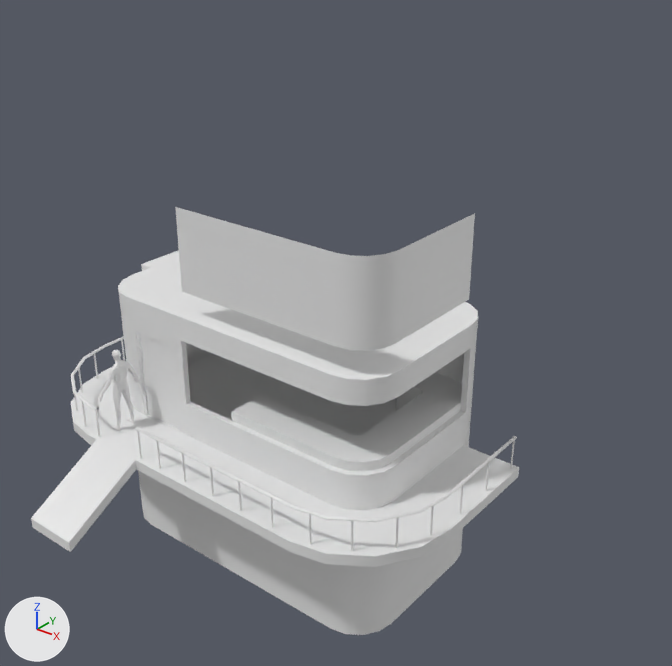
Renders of the FBX model Assets/Lab.fbx from each side of a commit.
One viewpoint serves both versions: a camera (50 mm lens) standing at (32.47, -13.14, 10.48) and looking at (23.13, -1.45, 3.23). Lighting does not change. The marker at lower left points along +X, +Y and +Z. Materials are left out; every surface is plain grey. Where no turn or scale is listed for an object, it has been applied to the vertices. Vertices at the same position are counted once.
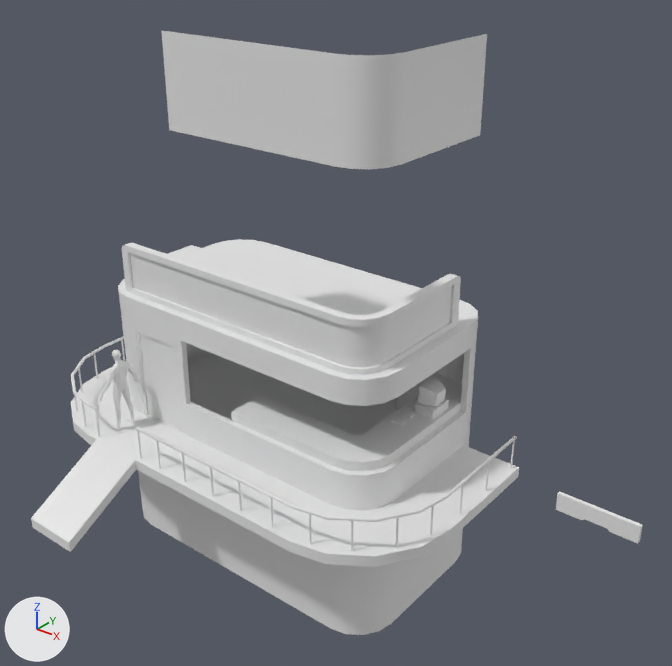
The newer file is also turned or shifted as a whole; pictures and numbers use the older file's frame.

Location of each change, [x1, y1, x2, y2] in pixels of the pictures (672 x 666 px):
'Cube.073', added
    after: [161, 30, 487, 169]
'Cube.041', reshaped (13% wider, 8% shorter)
    before: [175, 207, 475, 351]
    after: [122, 243, 461, 375]
'Cube.087', added
    after: [130, 253, 452, 368]
'Cube.045', moved, rescaled
    before: [140, 333, 172, 350]
    after: [556, 492, 643, 544]
'Cube.082', added
    after: [418, 378, 446, 407]
'Cube.083', added
    after: [415, 399, 449, 419]
part 2 of me_cube_046, added
    after: [485, 440, 515, 491]

What changed in the scene script:
```text
Change me_cube_038:
    where me_cube_038.from_pydata(...)  # 24 vertices, 22 faces; spans x -1.0..3.15, y -1.0..1.0, z -0.65..1.0
    used by ob_cube_045; location = (19.46, -2.38, 2.27); rotation_euler = (0.0, 1.571, 0.0), in degrees (0, 90, 0); scale = (-0.0689, -0.0321, -0.758)
    me_cube_038 part 1: the whole mesh is scaled about the mesh origin by (-0.0689, -0.0321, -0.758)
Change me_cube_036:
    used by ob_cube_041; location = (23.71, -1.71, 4.37)
    remove me_cube_036.from_pydata(...)  # 14 vertices, 6 faces; spans x -3.57..0.83, y -0.64..2.42, z -0.83..0.83
    add me_cube_036.from_pydata(...)  # 94 vertices, 86 faces; spans x -5.37..0.7, y -0.54..2.3, z -1.34..-0.32
    me_cube_036 part 3: 14 vertices removed from x -3.57..0.83, y -0.64..2.42, z -0.83..0.83; 94 vertices added at x -5.37..0.7, y -0.54..2.3, z -1.34..-0.32
Change me_cube_046:
    used by ob_cube_048; location = (21.19, -0.42, 0.95)
    remove me_cube_046.from_pydata(...)  # 113 vertices, 96 faces; spans x -4.59..4.59, y -3.18..1.11, z 0.05..0.11
    add me_cube_046.from_pydata(...)  # 448 vertices, 268 faces; spans x -4.59..4.59, y -3.18..1.11, z -0.65..0.11
    me_cube_046 part 2: 32 vertices added at x 4.54..4.58, y 0.1..1.07, z -0.65..0.08
Add me_cube_082:
    me_cube_082.from_pydata(...)  # 112 vertices, 92 faces; spans x -0.186..0.183, y -0.226..0.226, z -0.22..0.195
Add me_cube_087:
    me_cube_087.from_pydata(...)  # 14 vertices, 6 faces; spans x -5.2..0.65, y -0.49..2.08, z -0.56..0.21
Add me_cube_083:
    me_cube_083.from_pydata(...)  # 312 vertices, 290 faces; spans x -0.21..0.204, y -0.278..0.278, z -0.089..0.089
Add me_cube_073_1:
    me_cube_073_1.from_pydata(...)  # 14 vertices, 6 faces; spans x -3.57..0.83, y -0.64..2.42, z -0.83..0.83
Change ob_cube_045:
    ob_cube_045.location: (19.46, -2.38, 2.27) -> (28.76, -2.38, 2.27)
    ob_cube_045.scale: (-0.0689, -0.0321, -0.758) -> (1.0, 1.0, 1.0)
Add ob_cube_082:
    ob_cube_082 = bpy.data.objects.new('Cube.082', me_cube_082)
    ob_cube_082.location = (24.22, 0.15, 1.68)
Add ob_cube_087:
    ob_cube_087 = bpy.data.objects.new('Cube.087', me_cube_087)
    ob_cube_087.location = (23.71, -1.71, 3.7)
Add ob_cube_083:
    ob_cube_083 = bpy.data.objects.new('Cube.083', me_cube_083)
    ob_cube_083.location = (24.21, 0.14, 1.4)
Add ob_cube_073:
    ob_cube_073 = bpy.data.objects.new('Cube.073', me_cube_073_1)
    ob_cube_073.location = (23.71, -1.71, 7.42)
```
